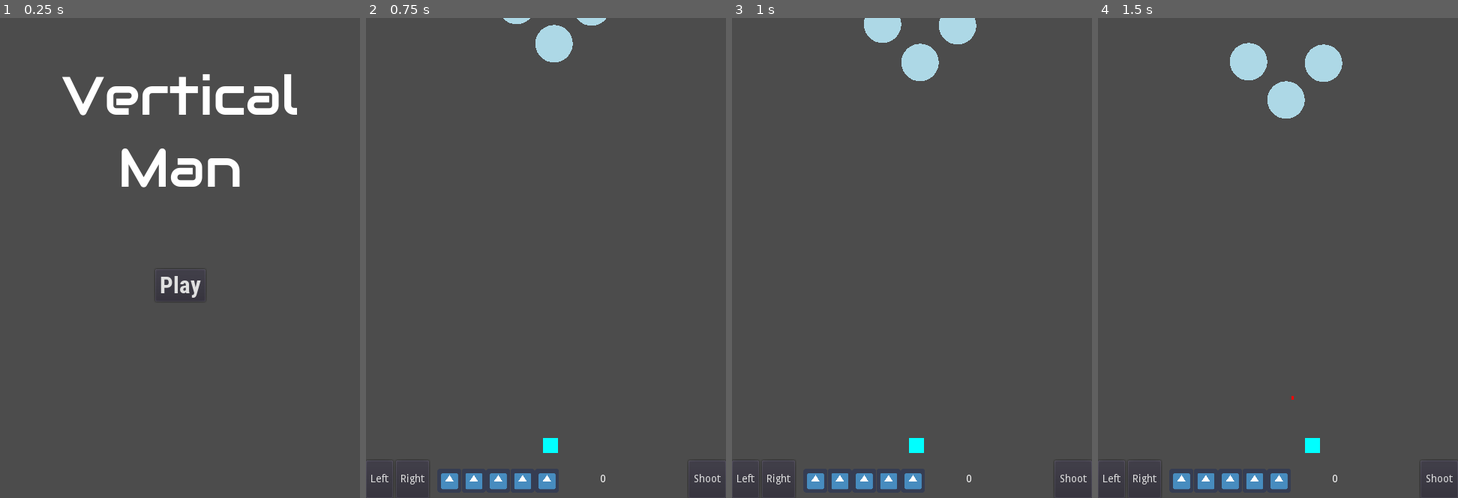
Above: before the commit, frames 1-4 (left to right).
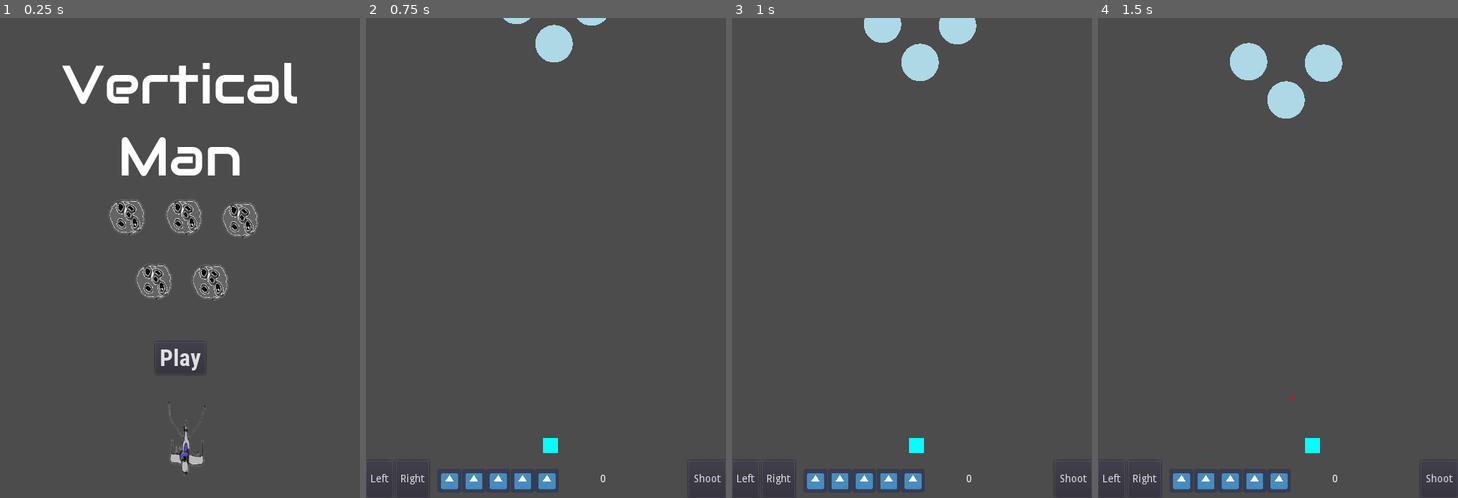
Above: after the commit, the same moments.

Repository: the-g-force/FamJam-November2020
Game: Godot game, scene res://src/MenuScene.tscn
The game is run twice, just before and just after one commit, with the same random seed, the same clock (stepped at 60 frames per second) and the same inputs. This scene is started directly instead of the project's main scene. The engine's default icon, where the game draws it, is replaced by a stand-in: a white triangle on a blue panel in a dark square.
Inputs (mouse positions are in pixels of both pictures, inside the frame that each line leads up to):
- Up to frame 1 (0.25 s): no input
- Up to frame 2 (0.75 s): click "Play" at 0.5 s
- Up to frame 3 (1 s): no input
- Up to frame 4 (1.5 s): move the mouse to (1357, 234) at 1.27 s; hold Right (Right) from 1.28 s (still down); tap Space (Shoot) at 1.35 s; click (1357, 234) at 1.42 s

The runs differ from the first frame. In frame 1, 6.2% of the frame differs, in the area x 17-83%, y 9-96%; in frame 2, nothing differs; in frame 3, nothing differs; in frame 4, nothing differs.

Commit message:
Add enemies and hero ships, and add graphics to main menu

Diff:
--- a/project/src/MenuScene.tscn
+++ b/project/src/MenuScene.tscn
@@ -1,8 +1,10 @@
-[gd_scene load_steps=6 format=2]
+[gd_scene load_steps=8 format=2]
 
 [ext_resource path="res://src/MenuScene.gd" type="Script" id=1]
 [ext_resource path="res://src/fonts/Audiowide/Audiowide-Regular.ttf" type="DynamicFontData" id=2]
 [ext_resource path="res://src/fonts/Roboto_Condensed/RobotoCondensed-Bold.ttf" type="DynamicFontData" id=3]
+[ext_resource path="res://assets/images/enemies/016.png" type="Texture" id=4]
+[ext_resource path="res://assets/images/hero-ships/011.png" type="Texture" id=5]
 
 [sub_resource type="DynamicFont" id=1]
 size = 31
@@ -26,9 +28,9 @@
 anchor_right = 0.5
 anchor_bottom = 0.5
 margin_left = -33.5
-margin_top = 14.5
+margin_top = 111.5
 margin_right = 33.5
-margin_bottom = 57.5
+margin_bottom = 154.5
 custom_fonts/font = SubResource( 1 )
 text = "Play"
 __meta__ = {
@@ -39,12 +41,44 @@
 anchor_left = 0.5
 anchor_right = 0.5
 margin_left = -157.5
-margin_top = 57.0
+margin_top = 42.0
 margin_right = 157.5
-margin_bottom = 246.0
+margin_bottom = 231.0
 custom_fonts/font = SubResource( 2 )
 text = "Vertical
 Man"
 align = 1
 valign = 1
+__meta__ = {
+"_edit_use_anchors_": false
+}
+
+[node name="011" type="Sprite" parent="."]
+position = Vector2( 249, 561 )
+texture = ExtResource( 5 )
+
+[node name="016" type="Sprite" parent="."]
+position = Vector2( 263, 272 )
+texture = ExtResource( 4 )
+offset = Vector2( -18, -7 )
+
+[node name="018" type="Sprite" parent="."]
+position = Vector2( 338, 276 )
+texture = ExtResource( 4 )
+offset = Vector2( -18, -7 )
+
+[node name="019" type="Sprite" parent="."]
+position = Vector2( 223, 358 )
+texture = ExtResource( 4 )
+offset = Vector2( -18, -7 )
+
+[node name="020" type="Sprite" parent="."]
+position = Vector2( 298, 359 )
+texture = ExtResource( 4 )
+offset = Vector2( -18, -7 )
+
+[node name="017" type="Sprite" parent="."]
+position = Vector2( 187, 272 )
+texture = ExtResource( 4 )
+offset = Vector2( -18, -7 )
 [connection signal="pressed" from="PlayButton" to="." method="_on_PlayButton_pressed"]
Binary file changed: project/assets/images/enemies/000.png
Binary file changed: project/assets/images/enemies/001.png
Binary file added: project/assets/images/enemies/005.png
Not shown, added: project/assets/images/enemies/005.png.import
Binary file added: project/assets/images/enemies/006.png
Not shown, added: project/assets/images/enemies/006.png.import
Binary file added: project/assets/images/enemies/013.png
Not shown, added: project/assets/images/enemies/013.png.import
Binary file changed: project/assets/images/enemies/014.png
Binary file added: project/assets/images/enemies/016.png
Not shown, added: project/assets/images/enemies/016.png.import
Binary file added: project/assets/images/enemies/017.png
(and 18 more such lines)
